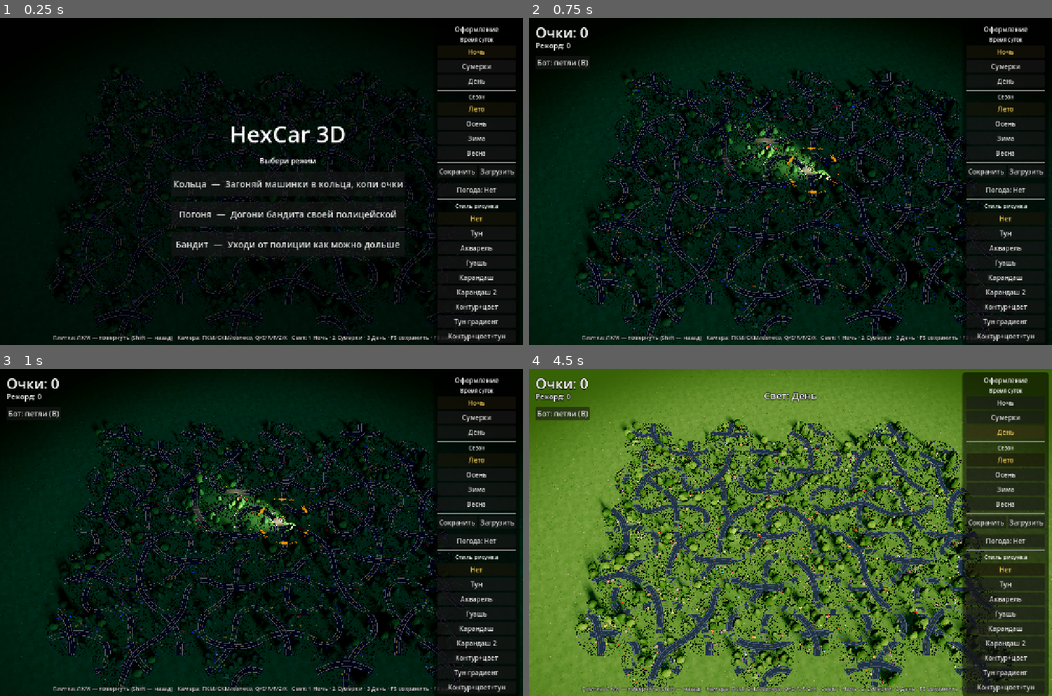
Above: before the commit, frames 1-4 (two rows, left to right).
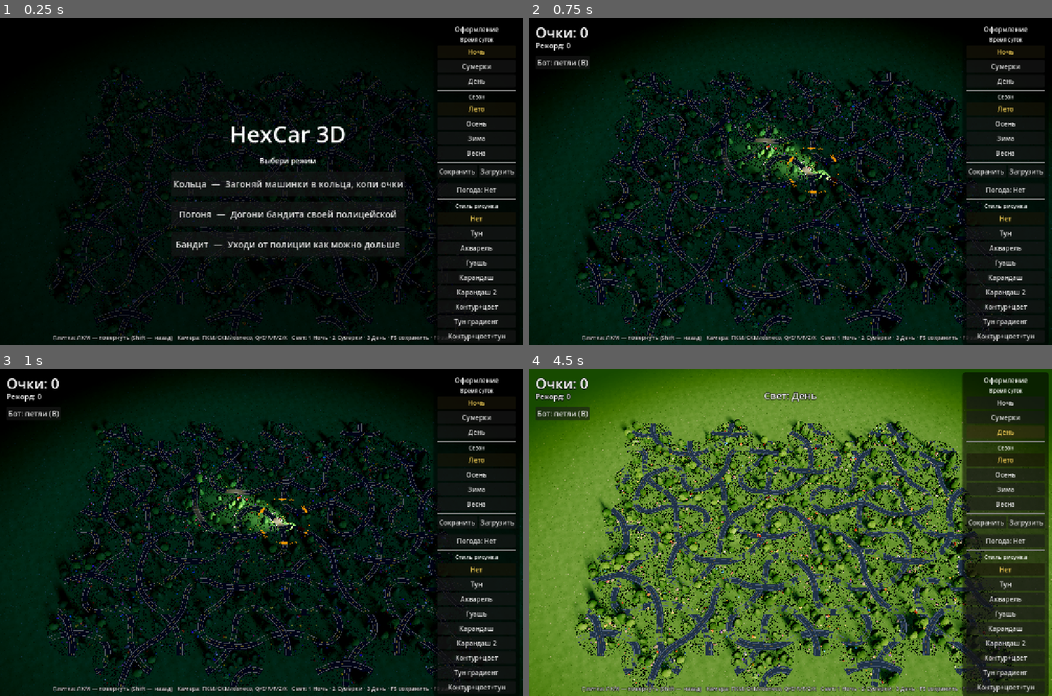
Above: after the commit, the same moments.

Repository: SashkoSoft/hexcar
Game: Godot game, scene res://Main.tscn
Two runs of this game, one before a commit and one after it. Both use one fixed random seed, a clock stepped at 60 frames per second and the inputs below.
Inputs (mouse positions are in pixels of both pictures, inside the frame that each line leads up to):
- Up to frame 1 (0.25 s): no input
- Up to frame 2 (0.75 s): click "Кольца — Загоняй машинки в ко…" at 0.5 s
- Up to frame 3 (1 s): no input
- Up to frame 4 (4.5 s): click "Бот: петли (B)" at 1.25 s; tap Enter at 2 s; move the mouse to (905, 516) at 2.02 s; hold Right 2.03-2.75 s; tap 1 at 2.1 s; click (905, 516) at 2.17 s; click "Ночь" at 2.75 s; click "Сумерки" at 3.5 s; click "День" at 4.25 s

The runs differ from the first frame. In frame 4, 4.5% of the frame differs, in the area x 0-100%, y 0-33%.

Commit message:
Фон чуть темнее и насыщеннее (s*1.35, darkened 0.18) — мягко обрамляет поле; дождь ещё вдвое плотнее (8400 → 16800)
Co-Authored-By: Claude Opus 4.8 (1M context) <noreply@anthropic.com>

Diff:
--- a/godot/Main.gd
+++ b/godot/Main.gd
@@ -2346,7 +2346,7 @@
 	rp.scale_min = 0.5
 	rp.scale_max = 0.85
 	rain_ps.process_material = rp
-	rain_ps.amount = 8400        # вдвое гуще
+	rain_ps.amount = 16800       # ещё вдвое гуще
 	rain_ps.lifetime = 0.7
 	rain_ps.preprocess = 0.7
 	rain_ps.fixed_fps = 0
@@ -2452,6 +2452,9 @@
 		var amb_c: Color = look["ambient_color"] * g["amb"] * float(look["ambient_energy"])
 		var dir_c: Color = look["moon_color"] * g["light"] * float(look["moon_energy"]) * 0.30
 		var lit := Color(gb.r * (amb_c.r + dir_c.r), gb.g * (amb_c.g + dir_c.g), gb.b * (amb_c.b + dir_c.b))
+		# фон чуть темнее и насыщеннее по цвету, чем сама земля
+		lit.s = clampf(lit.s * 1.35, 0.0, 1.0)
+		lit = lit.darkened(0.18)
 		sky_mat.set_shader_parameter("u_sky_horizon", _v3(lit))
 		sky_mat.set_shader_parameter("u_star", look["star"])
 		sky_mat.set_shader_parameter("u_sun", look.get("sun", 0.0))
